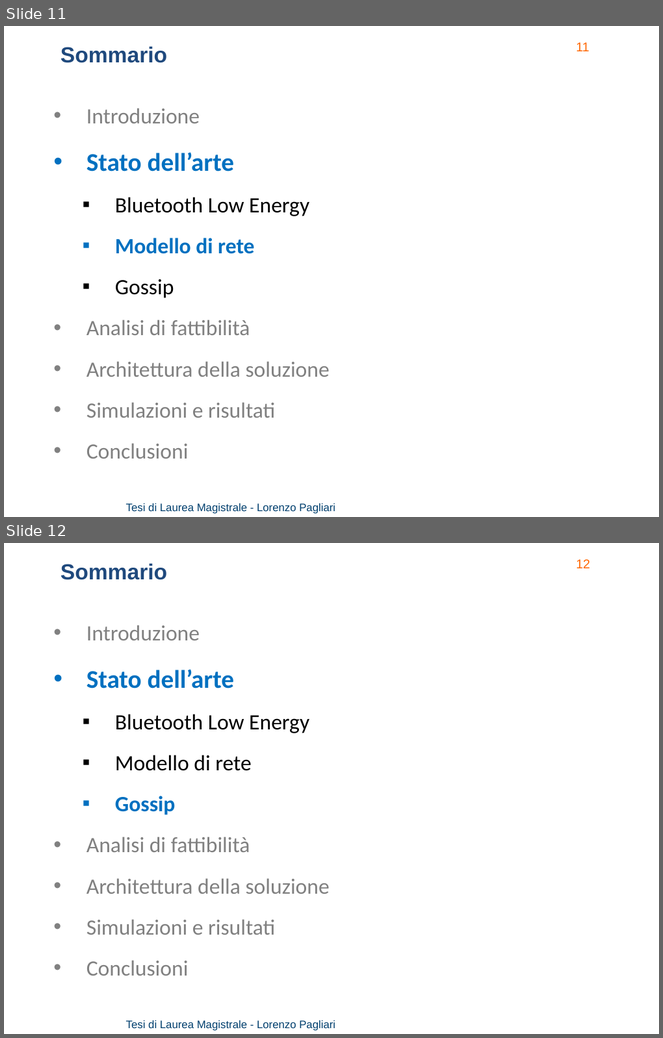
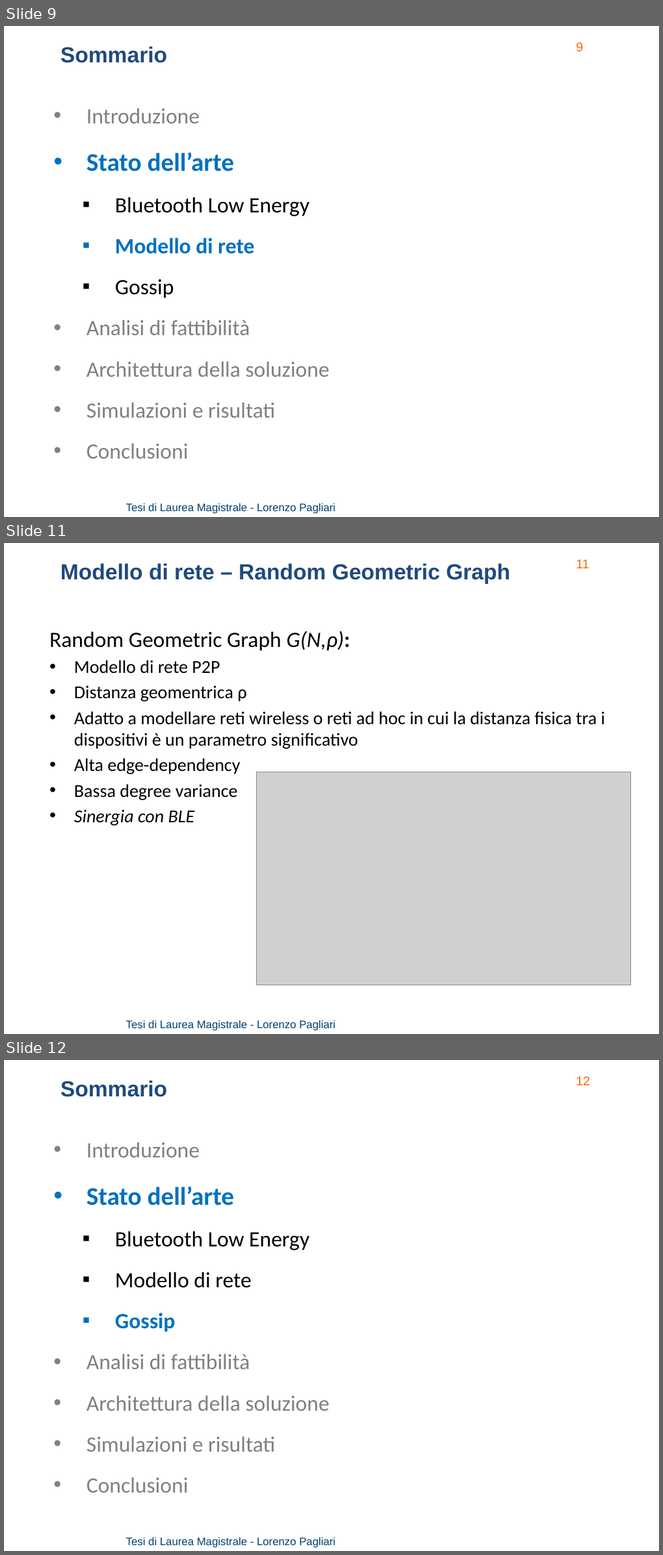
Before and after one commit to lorenzo-pagliari/Tesi, a slide deck: presentazione/Pagliari Lorenzo presentazione.pptx. Shown one above the other, each under a label of ours: slides 11 and 12 before the commit, slides 9, 11 and 12 after it; the slides between them are not shown. The pictures are 663x1038 and 663x1555 pixels, drawn with LibreOffice and Linux fonts; fonts in the diff are those of the drawing; grey boxes stand for pictures; background and template pictures are left out. Boxes give left, top, right and bottom in pixels: in the first picture for what was removed or moved away, otherwise in the second. Text is boxed around its words. In the diff, an @@ line names an element or a change of style, - is before the commit and + after.

```diff
--- a/presentazione/Pagliari Lorenzo presentazione.pptx
+++ b/presentazione/Pagliari Lorenzo presentazione.pptx
@@ slide 11 added at (x1=4, y1=543, x2=659, y2=1034), background picture (left out); not listed: 2 template elements that a slide beside it also shows @@
@@ text added at (x1=61, y1=563, x2=510, y2=584), 24 pt, text #1F497D, bold @@
+Modello di rete – Random Geometric Graph
@@ text added at (x1=50, y1=631, x2=605, y2=826), 20 pt, text #000000 @@
+Random Geometric Graph G(N,ρ):
+• Modello di rete P2P
+• Distanza geomentrica ρ
+• Adatto a modellare reti wireless o reti ad hoc in cui la distanza fisica tra i dispositivi è un parametro significativo
+• Alta edge-dependency
+• Bassa degree variance
+• Sinergia con BLE
@@ picture added at (x1=256, y1=772, x2=631, y2=985) @@
@@ what was slide 11 is now slide 9 @@
@@ page number at (x1=576, y1=42, x2=583, y2=52): text changed @@
-11
+9
```
Also in this commit, not shown: 1 slide changed, 5 other slides added, 12 slides removed, 3 other files.
